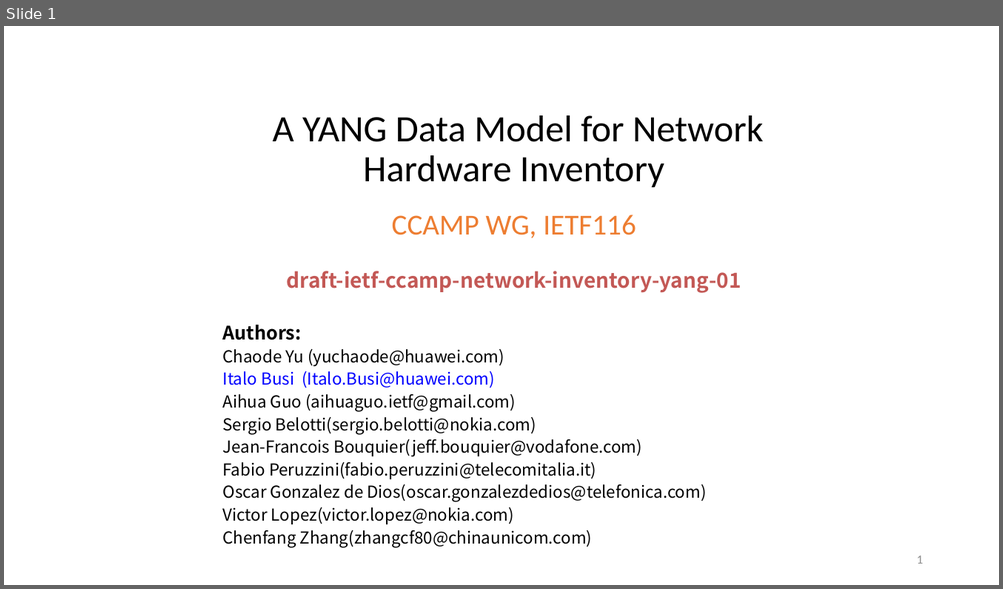
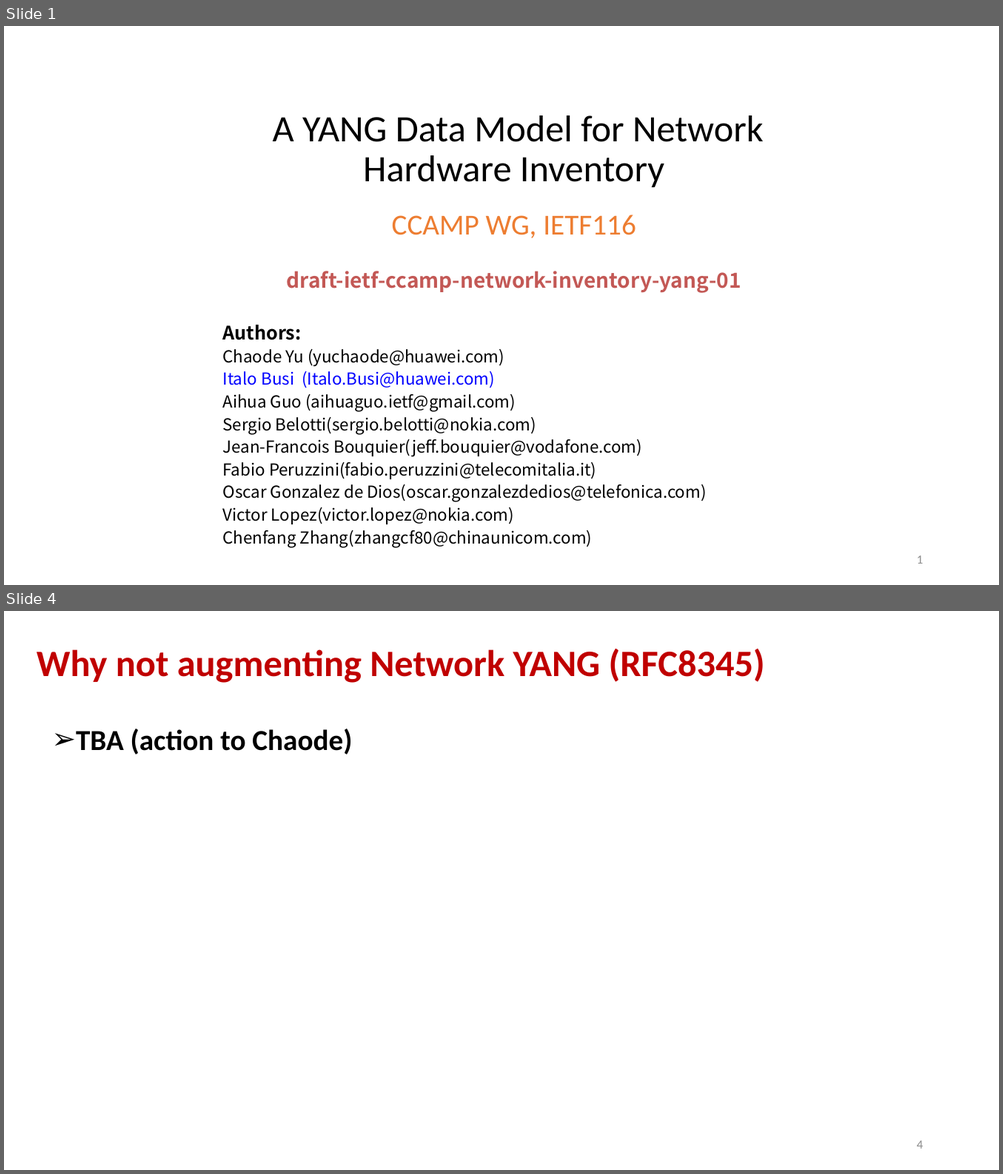
Before and after one commit to ietf-ccamp-wg/ietf-network-inventory, a slide deck: presentations/slides-116-ccamp-network-inventory-yang.pptx. Shown one above the other, each under a label of ours: slide 1 before the commit, slides 1 and 4 after it; the slides between them are not shown. The pictures are 1003x589 and 1003x1174 pixels, drawn with LibreOffice and Linux fonts; fonts in the diff are those of the drawing. Boxes give left, top, right and bottom in pixels: in the first picture for what was removed or moved away, otherwise in the second. Text is boxed around its words. In the diff, an @@ line names an element or a change of style, - is before the commit and + after.

Commit message:
Update slides-116-ccamp-network-inventory-yang.pptx
Updated during the 2023-03-22 call

```diff
--- a/presentations/slides-116-ccamp-network-inventory-yang.pptx
+++ b/presentations/slides-116-ccamp-network-inventory-yang.pptx
@@ slide 4 added at <box>4,611,999,1170</box>, background #FFFFFF @@
@@ title added at <box>37,648,765,683</box>, 36 pt, text #C00000, bold @@
+Why not augmenting Network YANG (RFC8345)
@@ text added at <box>76,729,352,755</box>, 28 pt, text #000000, bold @@
+➢ TBA (action to Chaode)
@@ page number added at <box>916,1141,922,1149</box>, 12 pt, text #8C8C8C @@
+4
```
Also in this commit, not shown: 6 slides changed, 1 other slide added.
